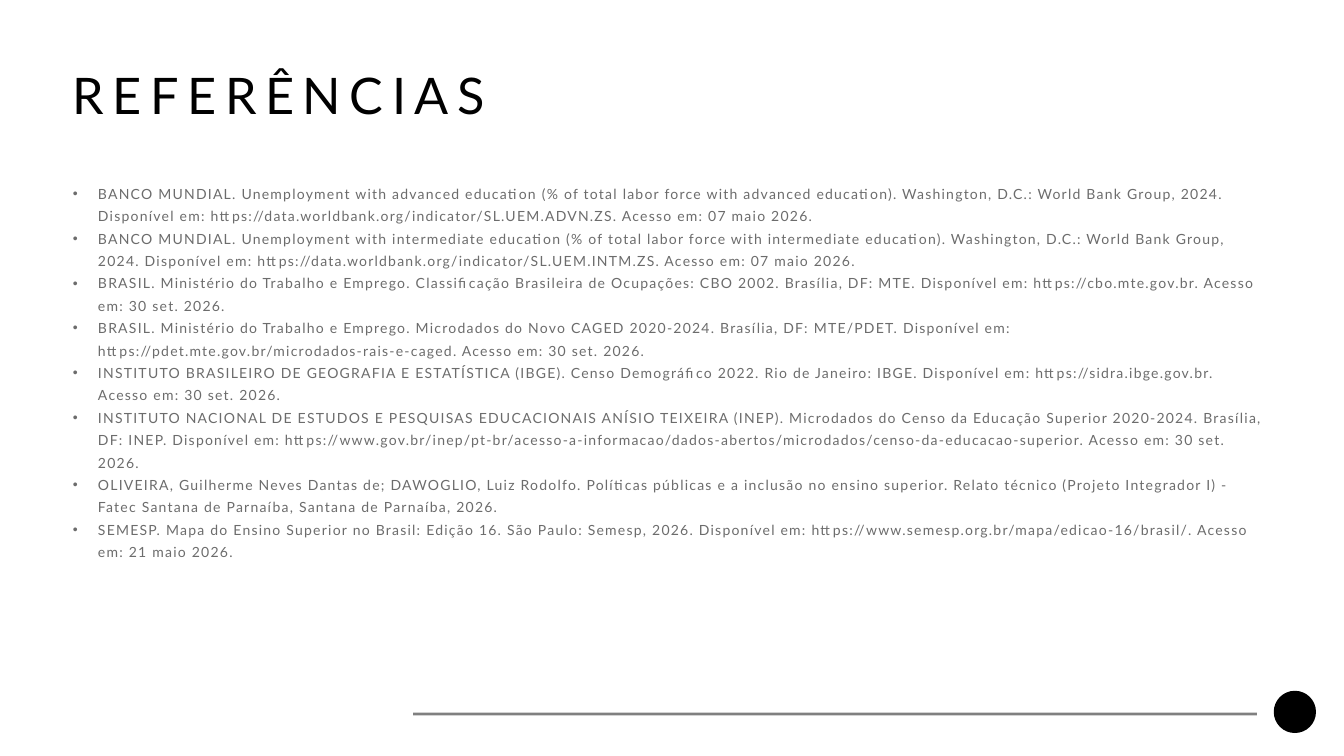
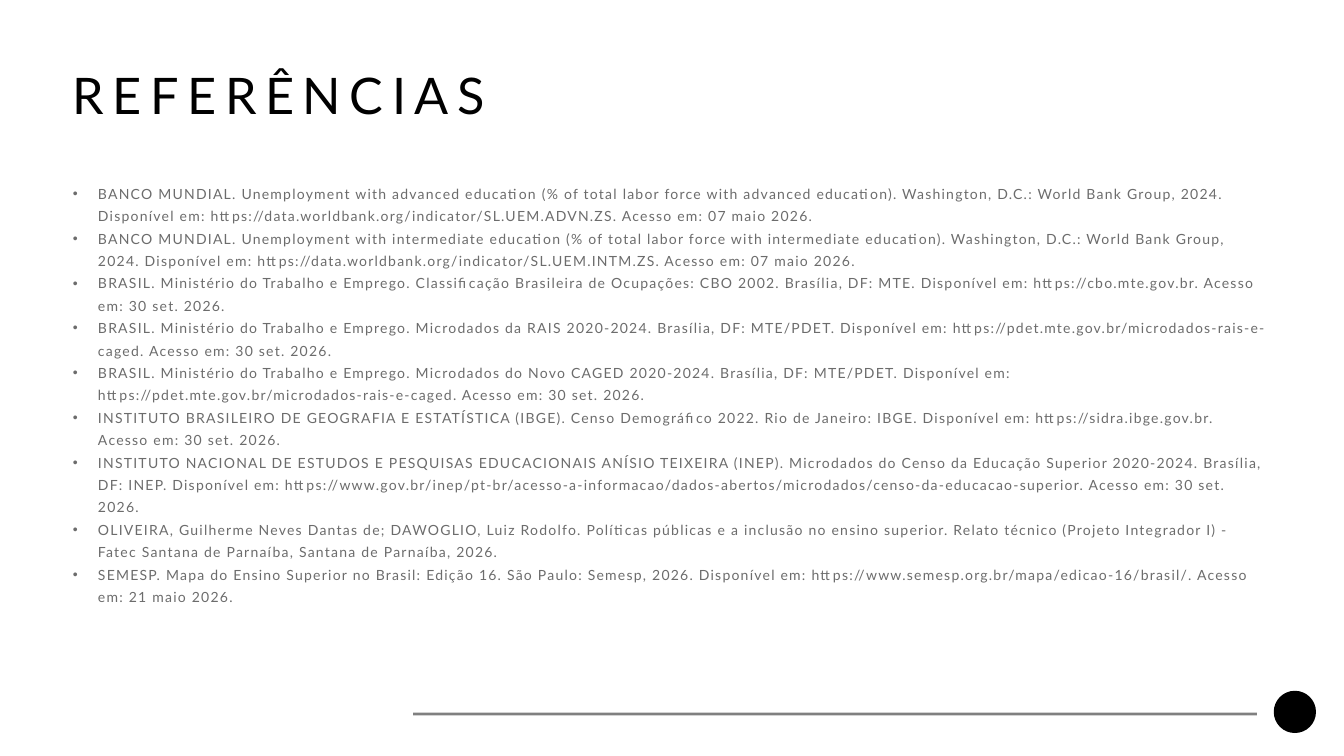
Before and after one commit to guilherme-ndo/projetointegrador-ii, a slide deck: slide 16 of docs/apresentacao_pi2.pptx (slide 15 before the commit). Drawn at 1344x756 pixels with LibreOffice and Linux fonts; fonts in the diff are those of the drawing; background and template pictures are left out. Boxes give left, top, right and bottom in pixels: in the first picture for what was removed or moved away, otherwise in the second. Text is boxed around its words. In the diff, an @@ line names an element or a change of style, - is before the commit and + after.

```diff
--- a/docs/apresentacao_pi2.pptx
+++ b/docs/apresentacao_pi2.pptx
@@ text at (x1=98, y1=322, x2=1264, y2=359): paragraph added @@
+  • BRASIL. Ministério do Trabalho e Emprego. Microdados da RAIS 2020-2024. Brasília, DF: MTE/PDET. Disponível em: https://pdet.mte.gov.br/microdados-rais-e-caged. Acesso em: 30 set. 2026.
```
Also in this commit, not shown: 3 other slides changed, 1 slide added, 11 other files.
